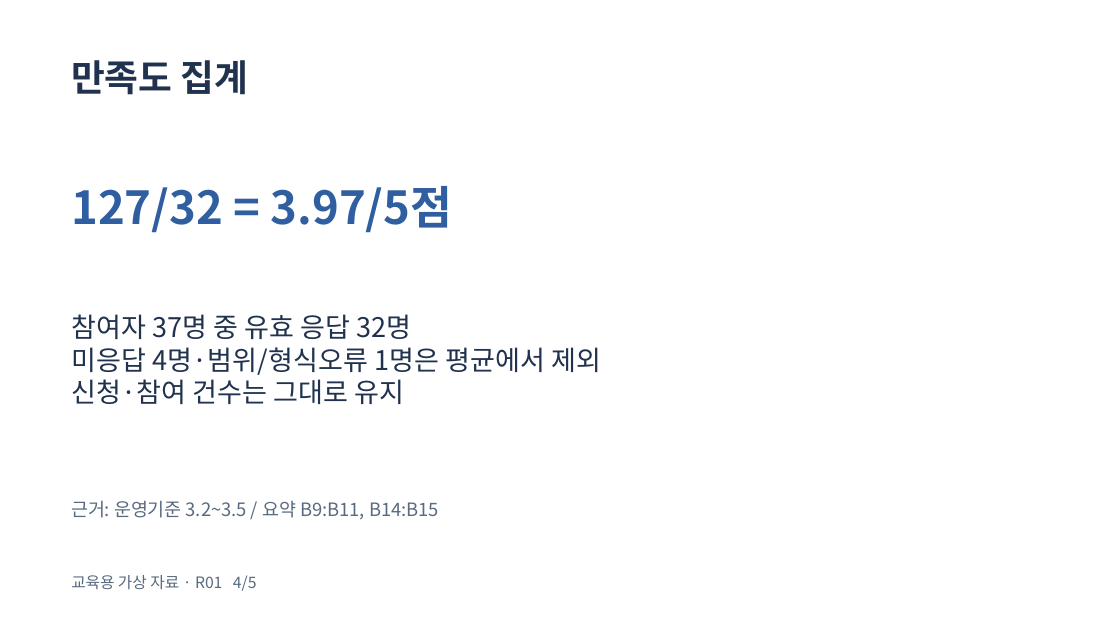
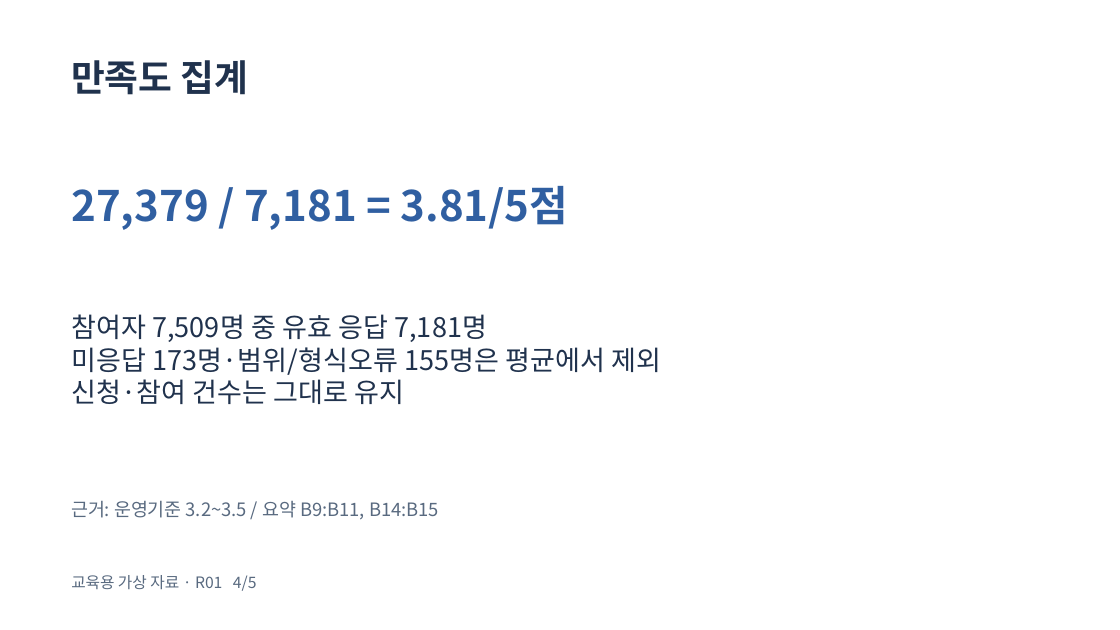
Before and after one commit to zeusk302-png/ulsan-ai-workshop, a slide deck: slide 4 of public/automation/examples/round-01-report.pptx. Drawn at 1120x630 pixels with LibreOffice and Linux fonts; fonts in the diff are those of the drawing. Boxes give left, top, right and bottom in pixels: in the first picture for what was removed or moved away, otherwise in the second. Text is boxed around its words. In the diff, an @@ line names an element or a change of style, - is before the commit and + after.

```diff
--- a/public/automation/examples/round-01-report.pptx
+++ b/public/automation/examples/round-01-report.pptx
@@ text at (71, 186, 569, 230): text changed; size 39 to 36 pt @@
-127/32 = 3.97/5점
+27,379 / 7,181 = 3.81/5점
@@ text at (71, 314, 661, 375): text changed @@
-참여자 37명 중 유효 응답 32명
-미응답 4명·범위/형식오류 1명은 평균에서 제외
+참여자 7,509명 중 유효 응답 7,181명
+미응답 173명·범위/형식오류 155명은 평균에서 제외
```
Also in this commit, not shown: 4 other slides changed, 39 other files.
